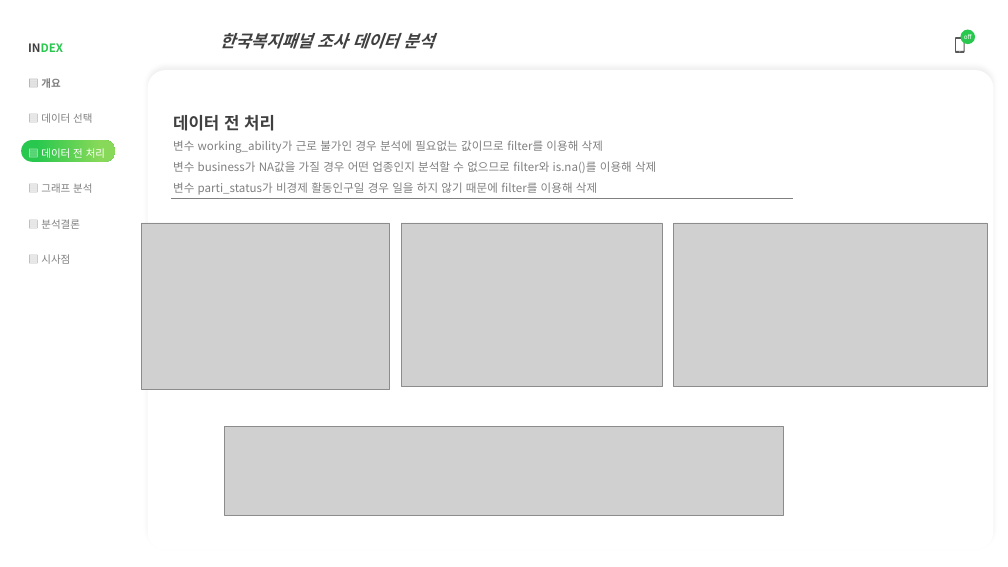
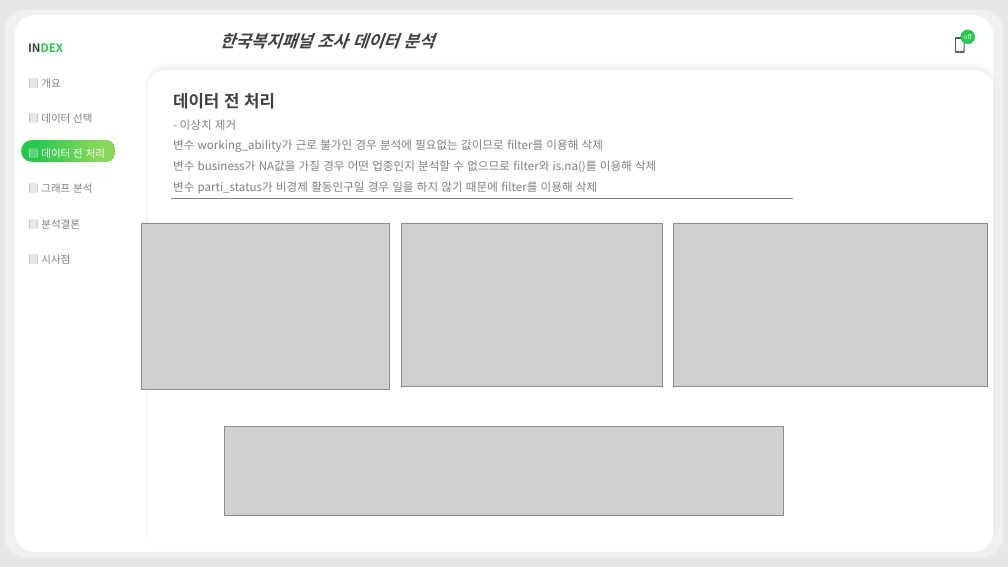
Before and after one commit to ktb5891/Bigdata_lecture, a slide deck: slide 5 of 개인프로젝트/복지패널 데이터 분석.pptx. Drawn at 1008x567 pixels with LibreOffice and Linux fonts; fonts in the diff are those of the drawing; grey boxes stand for pictures. Boxes give left, top, right and bottom in pixels: in the first picture for what was removed or moved away, otherwise in the second. Text is boxed around its words. In the diff, an @@ line names an element or a change of style, - is before the commit and + after.

```diff
--- a/개인프로젝트/복지패널 데이터 분석.pptx
+++ b/개인프로젝트/복지패널 데이터 분석.pptx
@@ background #FFFFFF to #E7E6E6 @@
@@ table at (x1=20, y1=26, x2=141, y2=343) @@
@@ bold off in "▤ 개요" @@
@@ text "데이터 전 처리" moved from (x1=173, y1=115, x2=656, y2=195) to (x1=173, y1=93, x2=656, y2=194) @@
@@ text at (x1=180, y1=119, x2=236, y2=130): paragraph added @@
+- 이상치 제거
```
Also in this commit, not shown: 4 other slides changed, 10 slides added, 1 other file.
